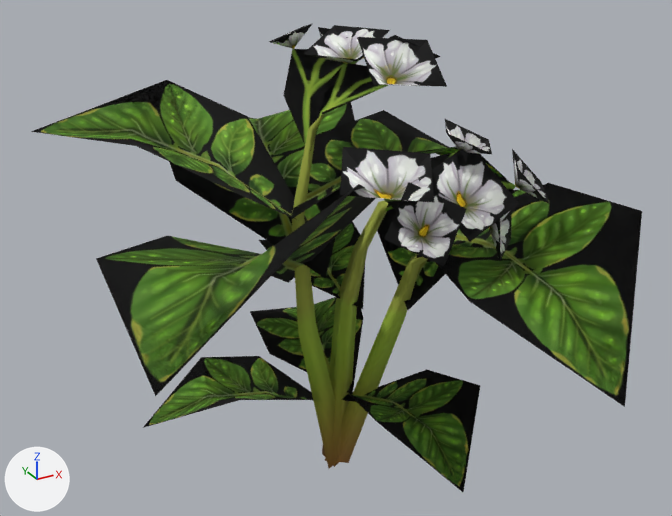
The glTF model models/plants/plant_potato_S3.gltf as it was, and as the next commit left it.
One viewpoint serves both versions: a 50 mm lens placed at (-0.613, -1.119, 0.905), pointed at (0.013, 0.019, 0.336). Arrows for +X, +Y and +Z are at lower left; the lights stay in place. Where no turn or scale is listed for an object, it has been applied to the vertices.

Script lines for the objects in view, before the commit:
```python
me_scene_001 = bpy.data.meshes.new('Scene.001')
me_scene_001.from_pydata(...)  # 387 vertices, 495 faces; spans x -0.385..0.419, y -0.482..0.505, z -0.019..0.672
me_scene_001.materials.append(mat_plant_potato_004)  # picture img_potato_base_diffusecolor_texture
ob_plant_potato_s3 = bpy.data.objects.new('plant_potato_S3', me_scene_001)
ob_plant_potato_s3.location = (0.0, 0.0, 0.0)
```
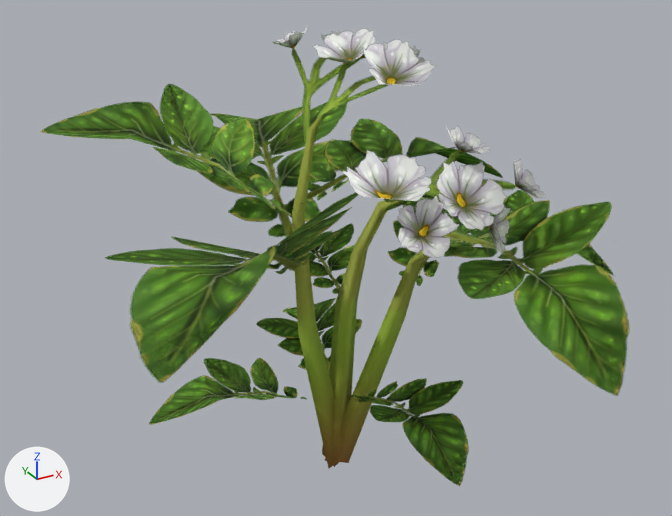
Where the change shows, as pixel boxes (x1, y1, x2, y2) in the pictures (672 x 516 px):
'plant_potato_S3', recoloured
    both: (31, 23, 642, 492)

The change, as a list of edits to the scene's bpy script:
```text
Add mat_potato:
    mat_potato = principled_material('Potato')
    mat_potato.texture = img_potato_base_diffusecolor_texture  # with its transparency
    mat_potato.roughness = 1.0
Change me_scene_001:
    where me_scene_001.from_pydata(...)  # 387 vertices, 495 faces; spans x -0.385..0.419, y -0.482..0.505, z -0.019..0.672
    remove me_scene_001.materials.append(mat_plant_potato_004)  # picture img_potato_base_diffusecolor_texture
    add me_scene_001.materials.append(mat_potato)  # picture img_potato_base_diffusecolor_texture
```
